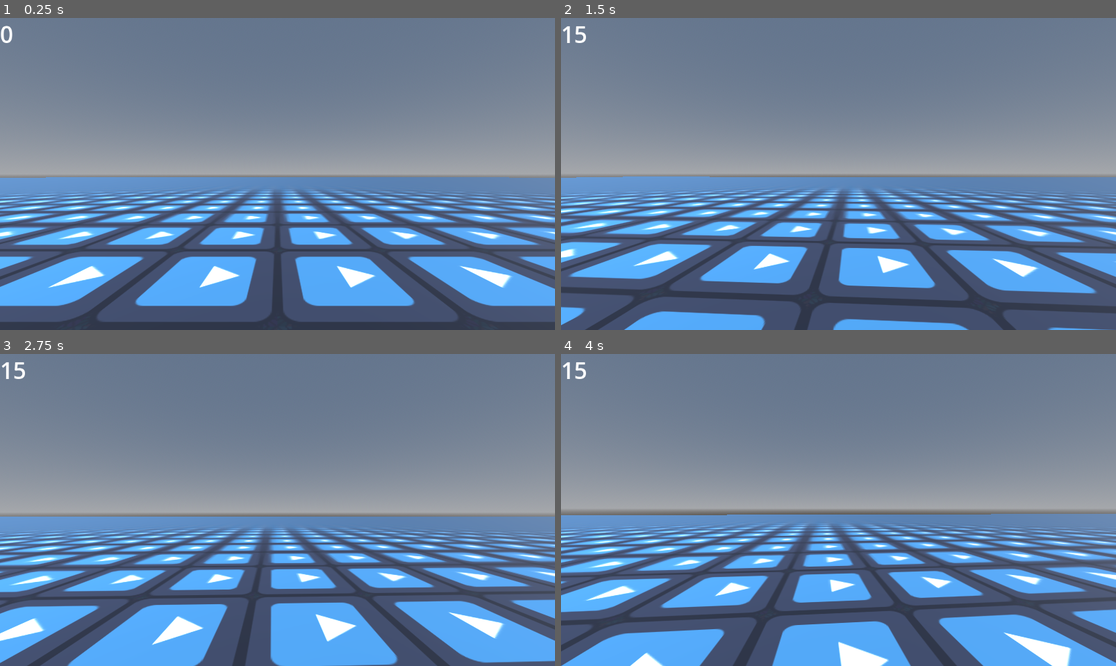
Above: before the commit, frames 1-4 (two rows, left to right).
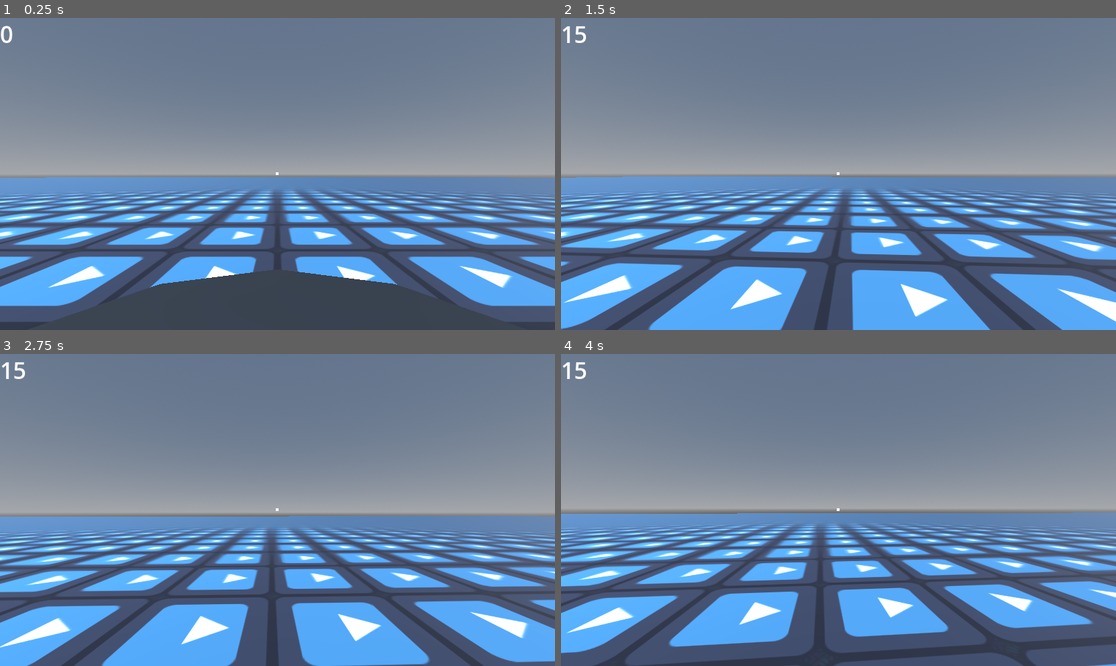
Above: after the commit, the same moments.

Repository: uniqueusername/zeta
Game: Godot game, scene res://levels/world.tscn
Same seed, same stepped clock (60 frames per second), same inputs: the game is played once before the commit and once after it. The engine's default icon, where the game draws it, is replaced by a stand-in: a white triangle on a blue panel in a dark square.
Inputs (mouse positions are in pixels of both pictures, inside the frame that each line leads up to):
- Up to frame 1 (0.25 s): no input
- Up to frame 2 (1.5 s): tap Enter at 0.5 s; move the mouse to (866, 174) at 0.52 s; hold F (fire_hook, bound only after the commit) 0.53-1.28 s; hold W (forward) from 0.53 s (still down); tap V (parry) at 0.6 s; tap Space (jump) at 0.77, 1.07 s; move the mouse to (810, 174) at 1.27 s; tap F (fire_hook, bound only after the commit) at 1.35 s
- Up to frame 3 (2.75 s): keep holding W (forward); tap Space (jump) at 1.52, 1.55, 1.82 s; move the mouse to (288, 503) at 2.02 s; hold Space (jump) from 2.03 s (still down); tap V (parry) at 2.3 s
- Up to frame 4 (4 s): keep holding W (forward); move the mouse to (832, 516) at 2.77 s; release Space (jump) at 2.78 s; tap Shift (dash) at 2.85 s; tap Space (jump) at 3.02, 3.32 s; tap F (fire_hook, bound only after the commit) at 3.05 s; move the mouse to (877, 513) at 3.52 s; hold Space (jump) from 3.53 s (still down); tap V (parry) at 3.6 s

The runs differ from the first frame. In frame 1, 7.7% of the frame differs, in the area x 9-91%, y 49-98%; in frame 2, 30%; in frame 3, 20%; in frame 4, 35%, in the area x 0-100%, y 49-100%.

Commit message:
add grappling hook

Diff:
--- a/levels/world.tscn
+++ b/levels/world.tscn
@@ -6,6 +6,9 @@
 [sub_resource type="StandardMaterial3D" id="StandardMaterial3D_5je12"]
 albedo_texture = ExtResource("2_ytc2a")
 uv1_scale = Vector3(100, 100, 100)
+
+[sub_resource type="StandardMaterial3D" id="StandardMaterial3D_gmmv2"]
+albedo_texture = ExtResource("2_ytc2a")
 
 [sub_resource type="ProceduralSkyMaterial" id="ProceduralSkyMaterial_00g4r"]
 
@@ -26,6 +29,12 @@
 size = Vector3(200, 0.1, 200)
 material = SubResource("StandardMaterial3D_5je12")
 
+[node name="box" type="CSGBox3D" parent="."]
+transform = Transform3D(1, 0, 0, 0, 1, 0, 0, 0, 1, 0, 36.8239, 0)
+material_override = SubResource("StandardMaterial3D_gmmv2")
+use_collision = true
+size = Vector3(25, 25, 25)
+
 [node name="WorldEnvironment" type="WorldEnvironment" parent="."]
 environment = SubResource("Environment_cuhrp")
 
--- a/objects/player/movement.gd
+++ b/objects/player/movement.gd
@@ -8,9 +8,10 @@
 @export var p: CharacterBody3D
 @export var camera: Camera3D
 @export var speed_label: Label
+@export var hook_ray: RayCast3D
 
 # constants
-var gravity: float = ProjectSettings.get_setting("physics/3d/default_gravity")
+var gravity: float = ProjectSettings.get_setting("physics/3d/default_gravity") * 4
 
 ## walking
 const walk_accel: float = 150
@@ -26,13 +27,18 @@
 const slide_dash_multiplier: float = 0.35
 const dash_cooldown: float = 1
 
+## hook
+const hook_vel: float = 65
+const hook_vert_multiplier: float = 1.3
+
 ## other
-const jump_vel: float = 3
+const jump_vel: float = 6
 const air_strafe_mult: float = 0.5
 const redirect_multiplier: float = 1
 
 # variables
 var sliding: bool = false
+var hooked: bool = false
 
 func _physics_process(delta) -> void:
 	var input_dir: Vector2 = Input.get_vector("left", "right", "backward", "forward")
@@ -41,7 +47,8 @@
 	if not p.is_on_floor(): _apply_gravity(delta)
 	if not sliding: _handle_walking(movement_dir, delta)
 	else: _handle_sliding(movement_dir, delta)
-	#if Input.is_action_just_pressed("parry"): _instant_redirect(camera.global_transform.basis.z)
+	if hooked: _handle_hook(delta)
+	if Input.is_action_just_pressed("parry"): _instant_redirect(camera.global_transform.basis.z)
 	p.move_and_slide()
 
 	_update_speed_label()
@@ -57,6 +64,11 @@
 		_set_slide(true)
 	if event.is_action_released("slide"):
 		_set_slide(false)
+
+	if event.is_action_pressed("fire_hook"):
+		_fire_hook()
+	if event.is_action_released("fire_hook"):
+		_release_hook()
 
 func _apply_gravity(delta: float) -> void:
 	p.velocity.y -= gravity * delta
@@ -82,6 +94,11 @@
 
 	if _get_2d_player_vel().length() <= max_walk_vel:
 		_set_slide(false)
+
+func _handle_hook(delta: float) -> void:
+	var hook_vec: Vector3 = ($hook.global_position - p.global_position).normalized() * hook_vel * delta
+	hook_vec.y *= hook_vert_multiplier
+	p.velocity += hook_vec
 
 func _jump():
 	p.velocity.y += jump_vel
@@ -124,3 +141,10 @@
 
 func _instant_redirect(redirect_dir: Vector3) -> void:
 	p.velocity = redirect_dir.normalized() * p.velocity.length() * redirect_multiplier
+
+func _fire_hook() -> void:
+	hooked = true
+	$hook.global_position = hook_ray.get_collision_point()
+
+func _release_hook() -> void:
+	hooked = false
--- a/objects/player/player.tscn
+++ b/objects/player/player.tscn
@@ -41,6 +41,17 @@
 
 [node name="player" type="CharacterBody3D"]
 
+[node name="CenterContainer" type="CenterContainer" parent="."]
+anchors_preset = 15
+anchor_right = 1.0
+anchor_bottom = 1.0
+grow_horizontal = 2
+grow_vertical = 2
+
+[node name="TextureRect" type="ColorRect" parent="CenterContainer"]
+custom_minimum_size = Vector2(5, 5)
+layout_mode = 2
+
 [node name="AspectRatioContainer" type="AspectRatioContainer" parent="."]
 offset_right = 127.0
 offset_bottom = 23.0
@@ -68,16 +79,26 @@
 "": SubResource("AnimationLibrary_thadj")
 }
 
-[node name="movement" type="Node3D" parent="." node_paths=PackedStringArray("p", "camera", "speed_label")]
+[node name="RayCast3D" type="RayCast3D" parent="Camera3D"]
+target_position = Vector3(0, 0, -1000)
+
+[node name="movement" type="Node3D" parent="." node_paths=PackedStringArray("p", "camera", "speed_label", "hook_ray")]
 transform = Transform3D(1, 0, 0, 0, 1, 0, 0, 0, 1, 0, 1, 0)
 script = ExtResource("2_d8xfq")
 p = NodePath("..")
 camera = NodePath("../Camera3D")
 speed_label = NodePath("../AspectRatioContainer/speed")
+hook_ray = NodePath("../Camera3D/RayCast3D")
 
 [node name="dash_cooldown" type="Timer" parent="movement"]
 wait_time = 2.0
 one_shot = true
+
+[node name="hook" type="Node3D" parent="movement"]
+transform = Transform3D(1, 0, 0, 0, 1, 0, 0, 0, 1, 0, 1, 0)
+top_level = true
+
+[node name="CSGSphere3D" type="CSGSphere3D" parent="movement/hook"]
 
 [node name="MeshInstance3D" type="MeshInstance3D" parent="."]
 transform = Transform3D(1, 0, 0, 0, 1, 0, 0, 0, 1, 0, 1, 0)
--- a/project.godot
+++ b/project.godot
@@ -21,6 +21,7 @@
 
 [display]
 
+window/size/mode=2
 window/vsync/vsync_mode=0
 
 [input]
@@ -75,3 +76,9 @@
 "events": [Object(InputEventKey,"resource_local_to_scene":false,"resource_name":"","device":-1,"window_id":0,"alt_press …(192 unchanged characters)…
 ]
 }
+fire_hook={
+"deadzone": 0.5,
+"events": [Object(InputEventKey,"resource_local_to_scene":false,"resource_name":"","device":-1,"window_id":0,"alt_pressed":false,"shift_pressed":false,"ctrl_pressed":false,"meta_pressed":false,"pressed":false,"keycode":0,"physical_keycode":70,"key_label":0,"unicode":102,"location":0,"echo":false,"script":null)
+, Object(InputEventMouseButton,"resource_local_to_scene":false,"resource_name":"","device":-1,"window_id":0,"alt_pressed":false,"shift_pressed":false,"ctrl_pressed":false,"meta_pressed":false,"button_mask":0,"position":Vector2(0, 0),"global_position":Vector2(0, 0),"factor":1.0,"button_index":2,"canceled":false,"pressed":false,"double_click":false,"script":null)
+]
+}
Not shown: 1 places in levels/world.tscn that only renumber resources
